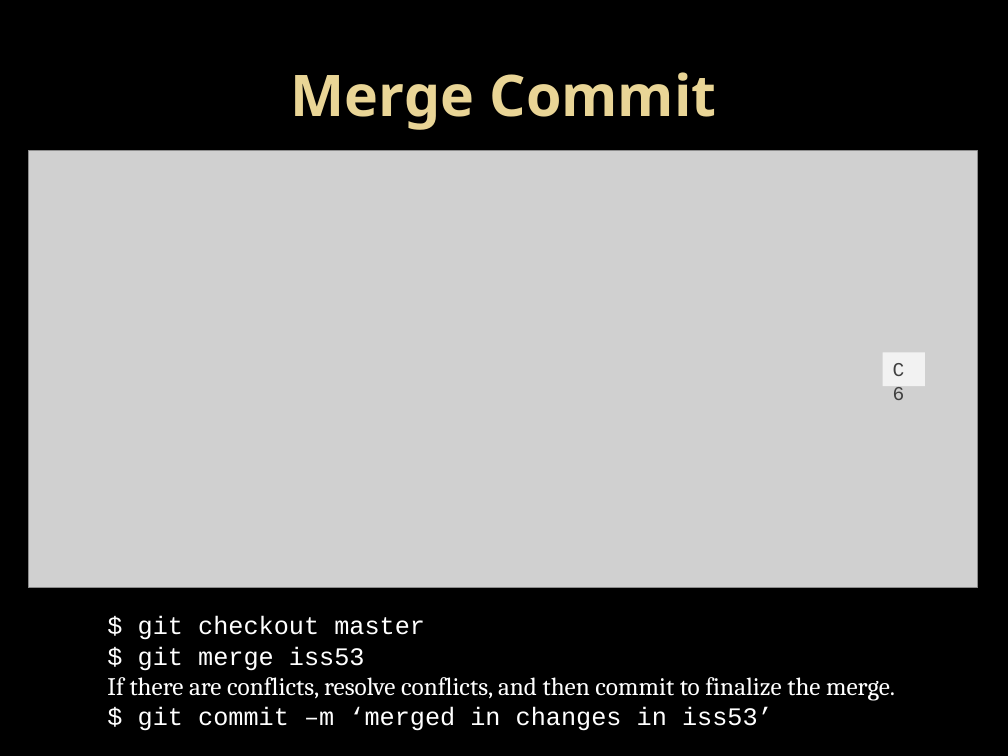
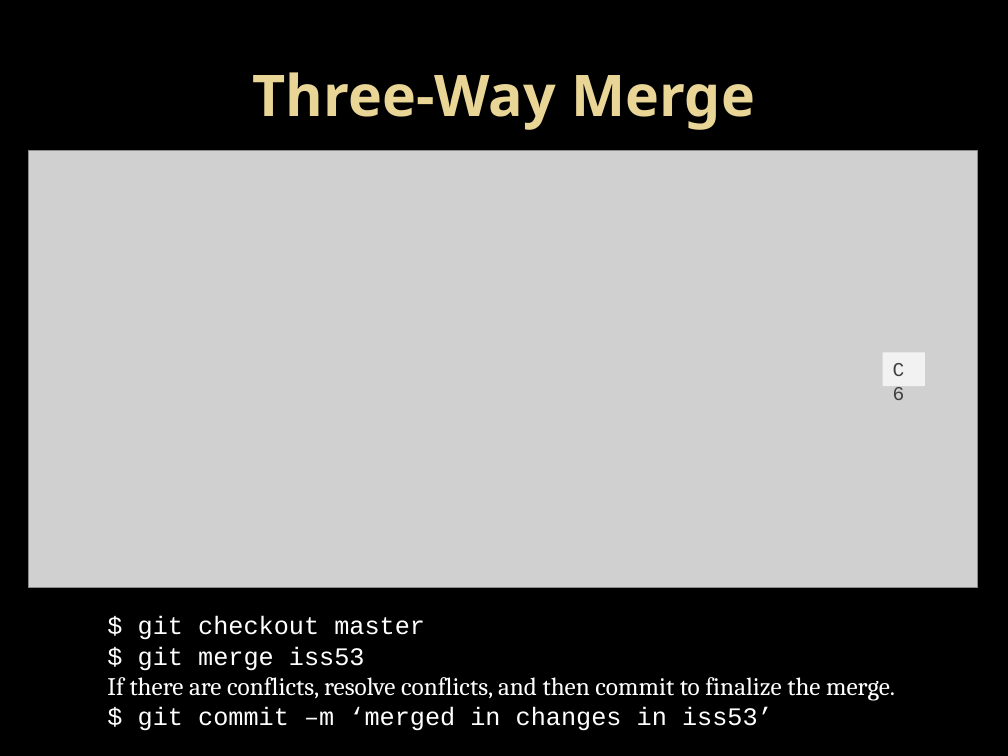
Before and after one commit to henryxiang/learn-git, a slide deck: slide 13 of learn-git-from-inside-out.pptx. Drawn at 1008x756 pixels with LibreOffice and Linux fonts; fonts in the diff are those of the drawing; grey boxes stand for pictures; background and template pictures are left out. Boxes give left, top, right and bottom in pixels: in the first picture for what was removed or moved away, otherwise in the second. Text is boxed around its words. In the diff, an @@ line names an element or a change of style, - is before the commit and + after.

```diff
--- a/learn-git-from-inside-out.pptx
+++ b/learn-git-from-inside-out.pptx
@@ title at <box>252,72,755,130</box>: text changed @@
-Merge Commit
+Three-Way Merge
```
